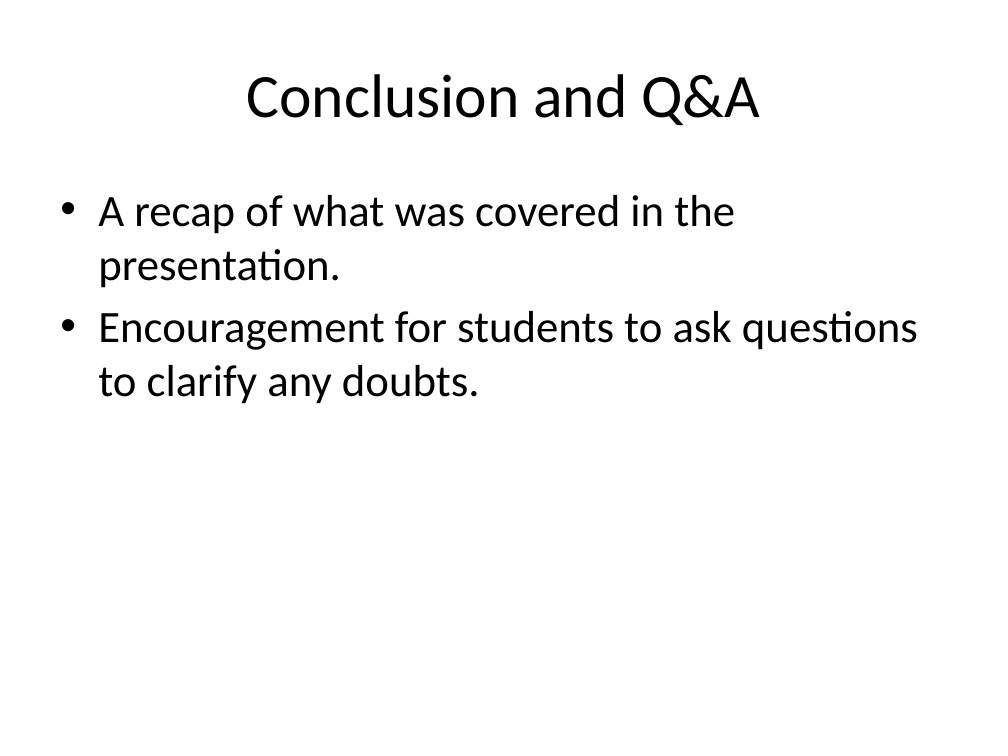
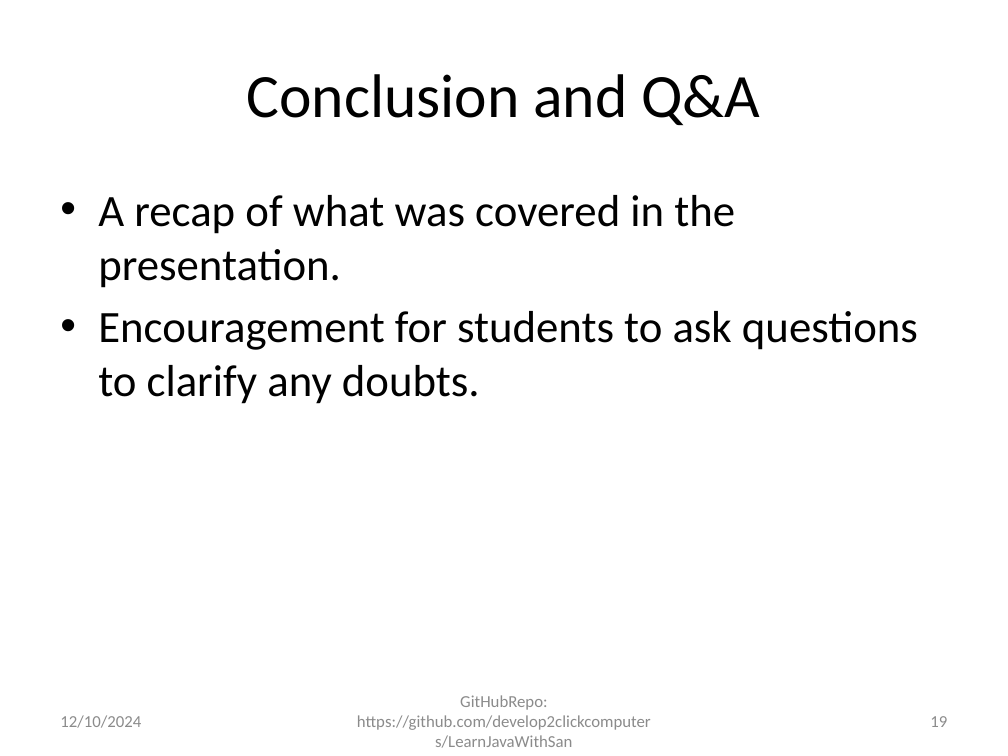
Before and after one commit to develop2clickcomputers/LearnJavaWithSan, a slide deck: slide 19 of Introduction_to_Java_8_for_Grade_10_Students.pptx (slide 10 before the commit). Drawn at 1008x756 pixels with LibreOffice and Linux fonts; fonts in the diff are those of the drawing. Boxes give left, top, right and bottom in pixels: in the first picture for what was removed or moved away, otherwise in the second. Text is boxed around its words. In the diff, an @@ line names an element or a change of style, - is before the commit and + after.

Commit message:
updating presentation

```diff
--- a/Introduction_to_Java_8_for_Grade_10_Students.pptx
+++ b/Introduction_to_Java_8_for_Grade_10_Students.pptx
@@ text added at [60,715,141,728], 12 pt, text #8C8C8C @@
+12/10/2024
@@ text added at [357,695,651,748], 12 pt, text #8C8C8C @@
+GitHubRepo: https://github.com/develop2clickcomputers/LearnJavaWithSan
@@ page number added at [930,716,947,727], 12 pt, text #8C8C8C @@
+19
```
Also in this commit, not shown: 9 other slides changed, 9 slides added.
